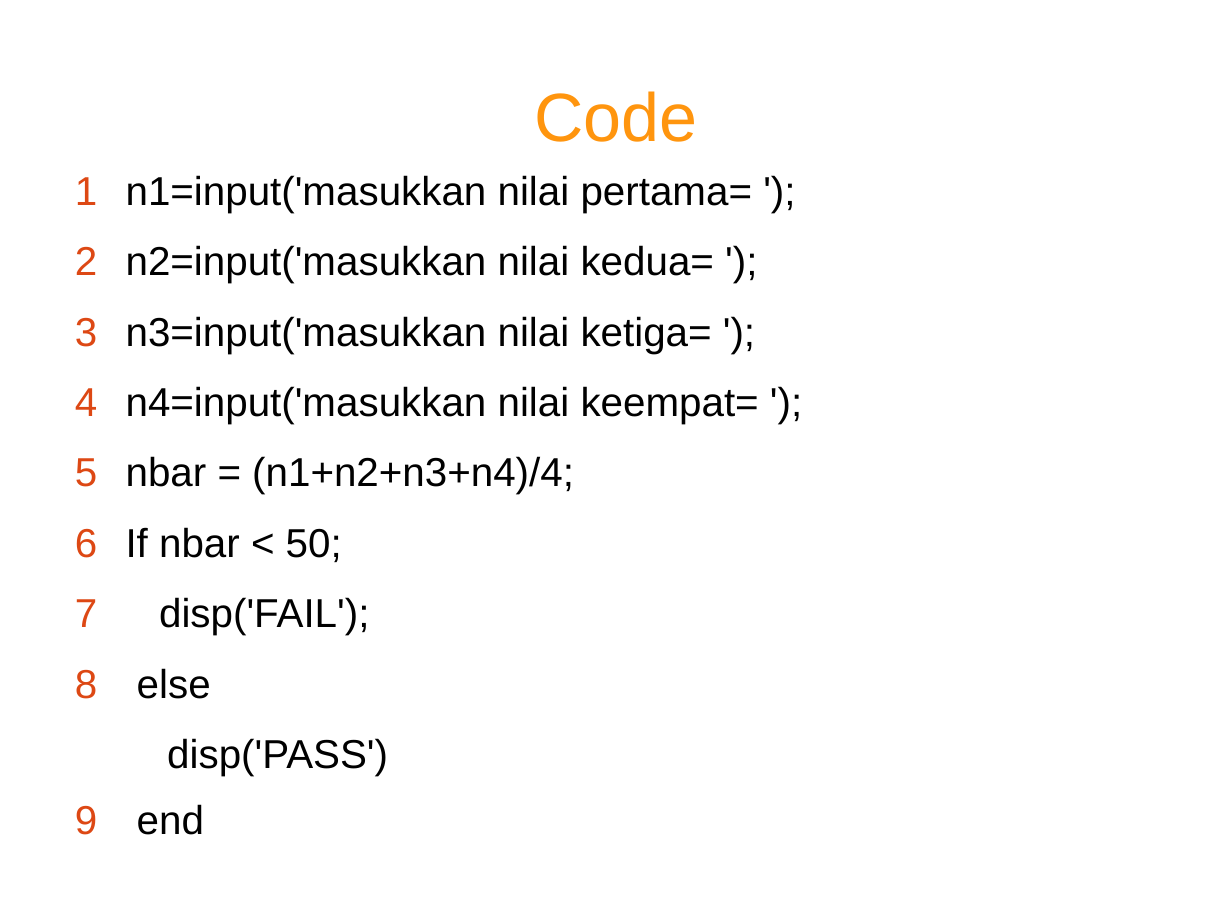
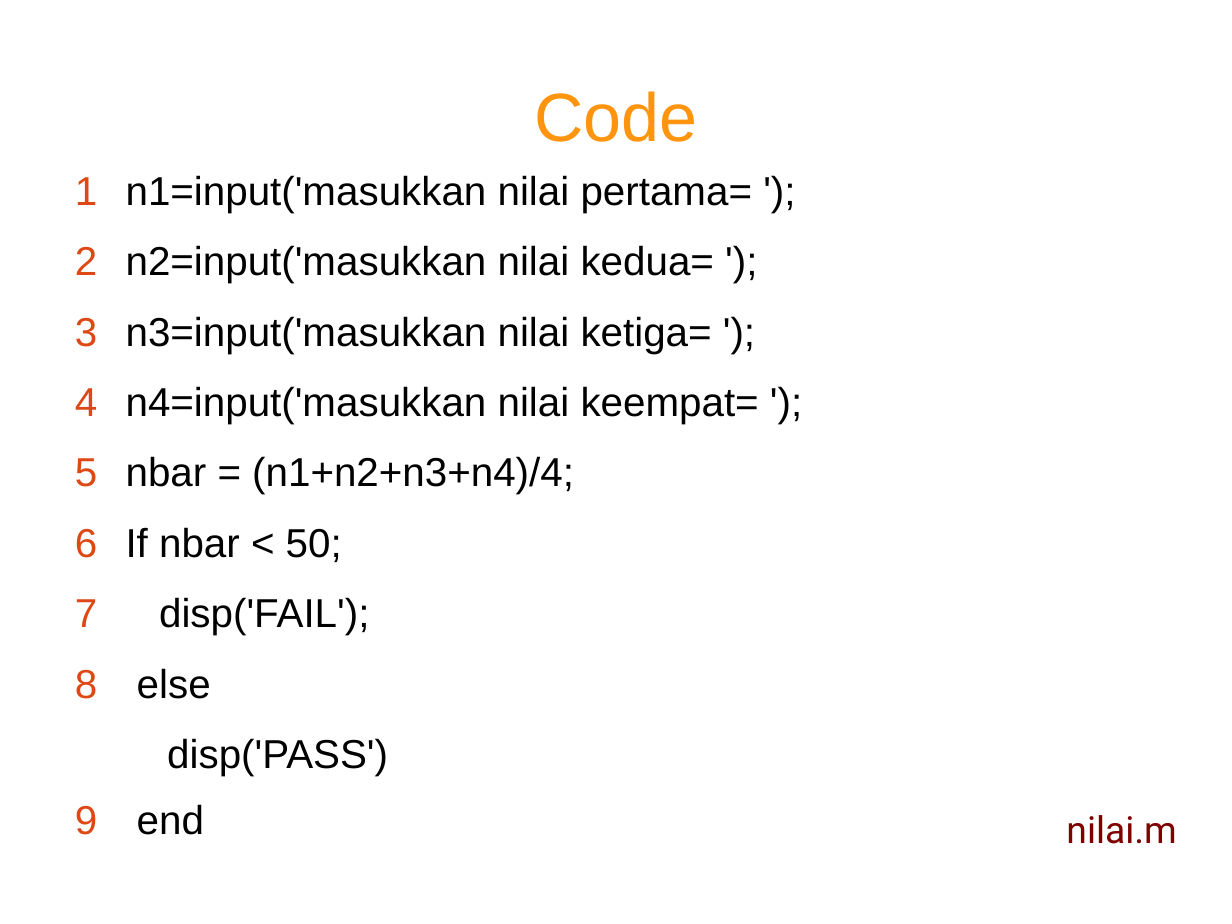
Before and after one commit to bagustris/prokom-tf, a slide deck: slide 9 of slide/matlab.odp (slide 8 before the commit). Drawn at 1232x924 pixels with LibreOffice and Linux fonts; fonts in the diff are those of the drawing. Boxes give left, top, right and bottom in pixels: in the first picture for what was removed or moved away, otherwise in the second. Text is boxed around its words. In the diff, an @@ line names an element or a change of style, - is before the commit and + after.

Commit message:
add final code 2016

```diff
--- a/slide/matlab.odp
+++ b/slide/matlab.odp
@@ text added at (1066, 815, 1176, 844), 24 pt, text #800000 @@
+nilai.m
```
